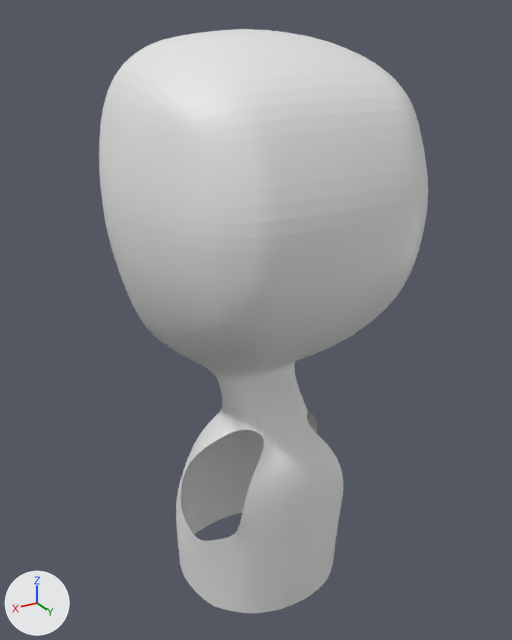
What one commit did to the Blender file kid/kid_arms.blend.
The view is the same before and after, from a 50 mm camera at (4.45, 7.58, 12.06) aimed at (-0.1, -0.01, 8.26). Every picture has the same lights, and +X, +Y and +Z are marked at lower left.
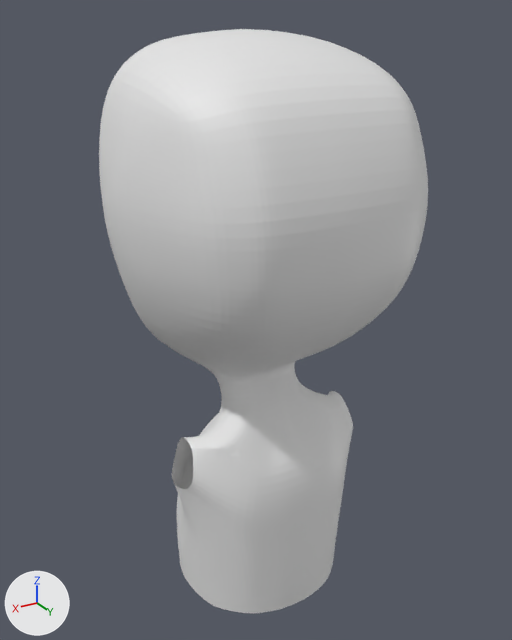
Commit message: Did some work on the arms

Location of each change, [x1, y1, x2, y2] in pixels of the pictures (512 x 640 px):
part 1 of me_plane, built on: before [176, 389, 344, 579]; after [172, 386, 353, 578]

The change in detail:
me_plane is used by ob_plane; location (0.0, -0.06, 8.32); rotation (-1.571, 0.0, 0.0), in degrees (-90, 0, 0).
me_plane had 279 vertices, 237 faces and spanned x 0.0..2.64, y -3.63..3.91, z -2.13..2.18.
me_plane now has 289 vertices, 251 faces and spans x 0.0..2.64, y -3.63..3.91, z -2.13..2.18.
Part 1, on me_plane:
3 vertices in x 0.0..0.54, y 2.69, z 1.3..1.36 move by (0.0, -0.18, 0.0).
11 vertices move from x 0.33..1.22, y 1.18..2.73, z 0.1..1.06 to x 0.76..1.22, y 1.23..2.62, z 0.16..1.06.
10 vertices are added at x 1.2..1.38, y 1.27..1.95, z 0.25..0.83.
14 new faces join them.
